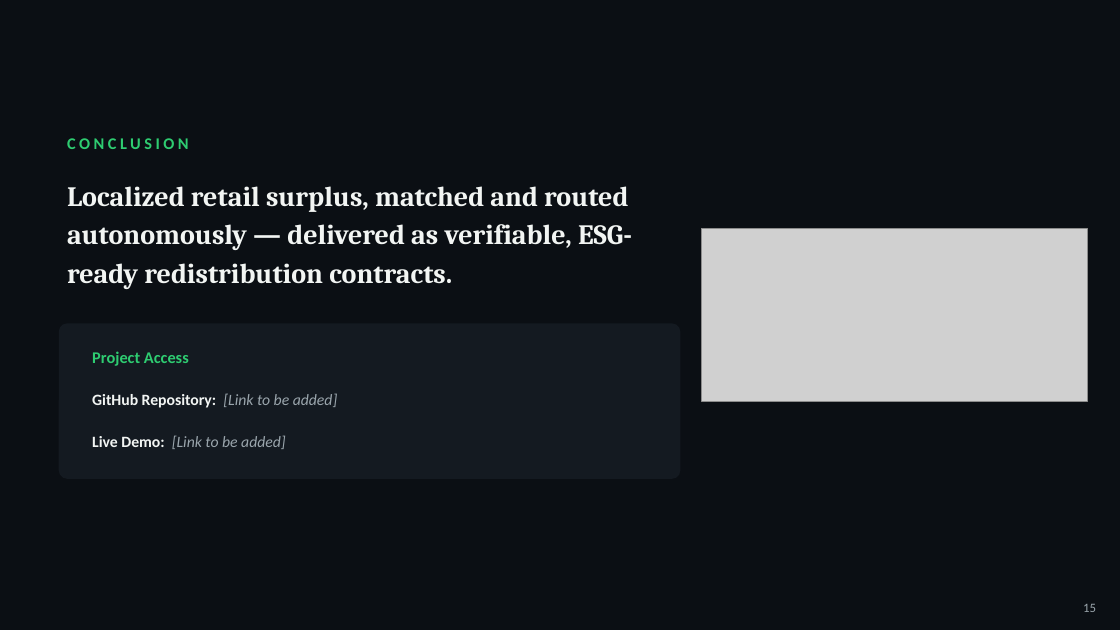
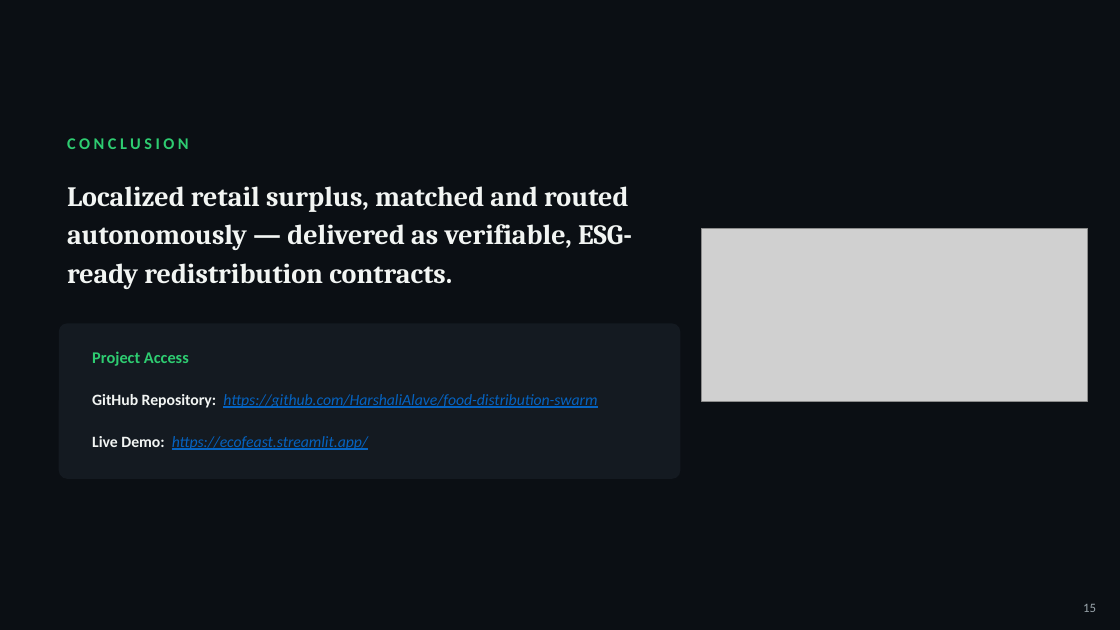
Before and after one commit to HarshaliAlave/food-distribution-swarm, a slide deck: slide 15 of project-docs/EcoFeast.pptx. Drawn at 1120x630 pixels with LibreOffice and Linux fonts; fonts in the diff are those of the drawing; grey boxes stand for pictures. Boxes give left, top, right and bottom in pixels: in the first picture for what was removed or moved away, otherwise in the second. Text is boxed around its words. In the diff, an @@ line names an element or a change of style, - is before the commit and + after.

```diff
--- a/project-docs/EcoFeast.pptx
+++ b/project-docs/EcoFeast.pptx
@@ text at [92, 394, 597, 408]: text changed; text colour #F2F5F3 to #0563C1; bold off; italic on @@
-GitHub Repository: [Link to be added]
+GitHub Repository: https://github.com/HarshaliAlave/food-distribution-swarm
@@ text at [92, 436, 368, 450]: text changed; text colour #9AA5AC to #0563C1 @@
-Live Demo: [Link to be added]
+Live Demo: https://ecofeast.streamlit.app/
```
Also in this commit, not shown: 1 other slide changed, 1 other file.
